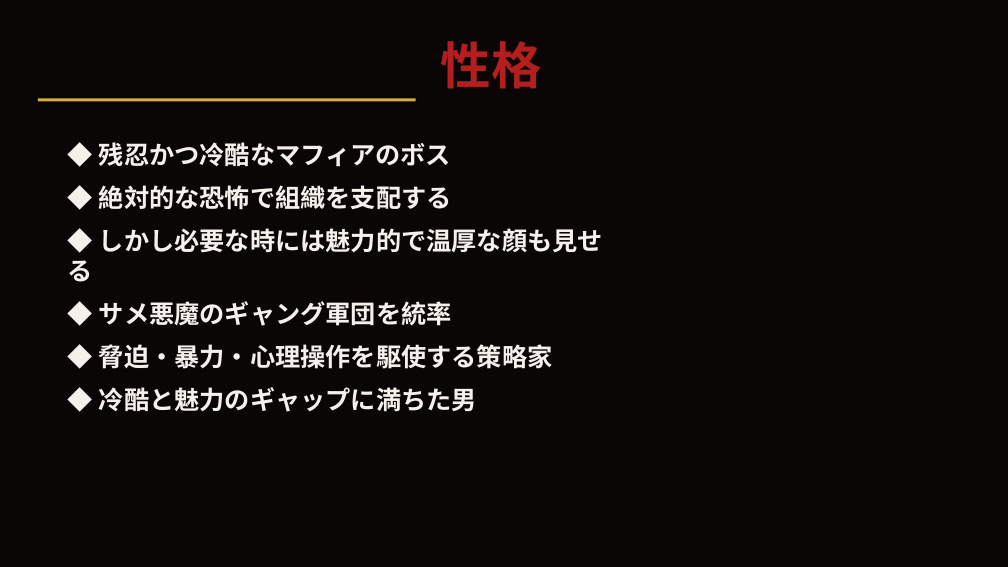
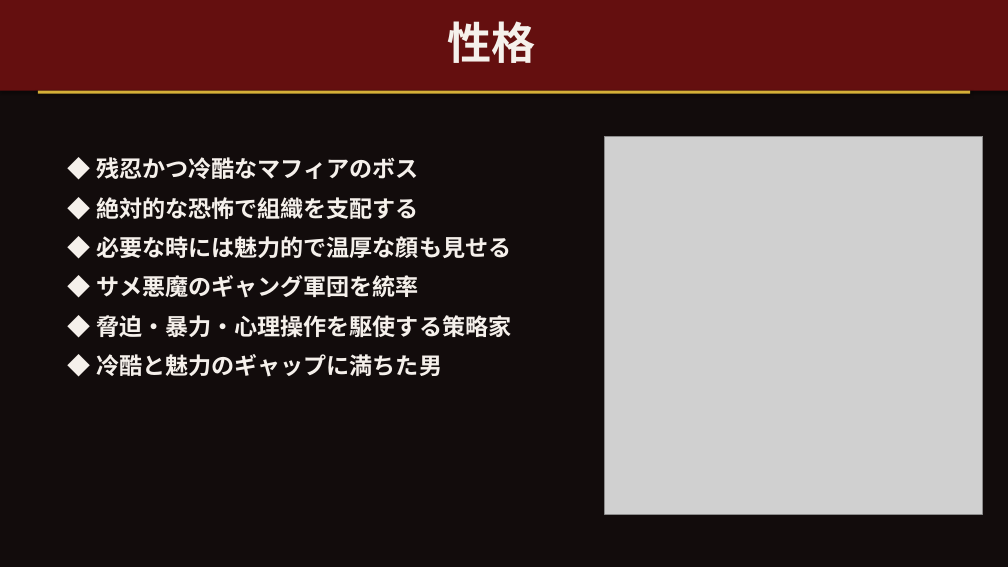
Before and after one commit to nanashi925/POWERPOINT, a slide deck: slide 4 of crimson_presentation.pptx. Drawn at 1008x567 pixels with LibreOffice and Linux fonts; fonts in the diff are those of the drawing; grey boxes stand for pictures; background and template pictures are left out. Boxes give left, top, right and bottom in pixels: in the first picture for what was removed or moved away, otherwise in the second. Text is boxed around its words. In the diff, an @@ line names an element or a change of style, - is before the commit and + after.

```diff
--- a/crimson_presentation.pptx
+++ b/crimson_presentation.pptx
@@ background picture (left out) to #120C0C @@
@@ rectangle added at (0, 0, 1008, 91), fill #640F0F @@
@@ text "性格": place and size @@
-text "性格" at (441, 41, 542, 89)
+text "性格" at (447, 21, 535, 63)
@@ text "性格" at (447, 21, 535, 63): size 48 to 42 pt, text colour #B41E1E to #F5F0EB @@
@@ rectangle: place and size @@
-rectangle at (38, 98, 416, 101)
+rectangle at (38, 91, 970, 94)
@@ picture added at (605, 136, 983, 514) @@
@@ text "◆ 残忍かつ冷酷なマフィアのボス": place and size @@
-text "◆ 残忍かつ冷酷なマフィアのボス" at (68, 142, 603, 412)
+text "◆ 残忍かつ冷酷なマフィアのボス" at (96, 157, 511, 377)
@@ text at (96, 157, 511, 377): size 24 to 22 pt in "◆ 残忍かつ冷酷なマフィアのボス", "◆ 絶対的な恐怖で組織を支配する", "◆ サメ悪魔のギャング軍団を統率", "◆ 脅迫・暴力・心理操作を駆使する策略家" and 1 more places; less space between paragraphs @@
@@ text at (96, 236, 511, 258): text changed; size 24 to 22 pt @@
-◆ しかし必要な時には魅力的で温厚な顔も見せる
+◆ 必要な時には魅力的で温厚な顔も見せる
```
Also in this commit, not shown: 2 other slides changed, 1 other file.
